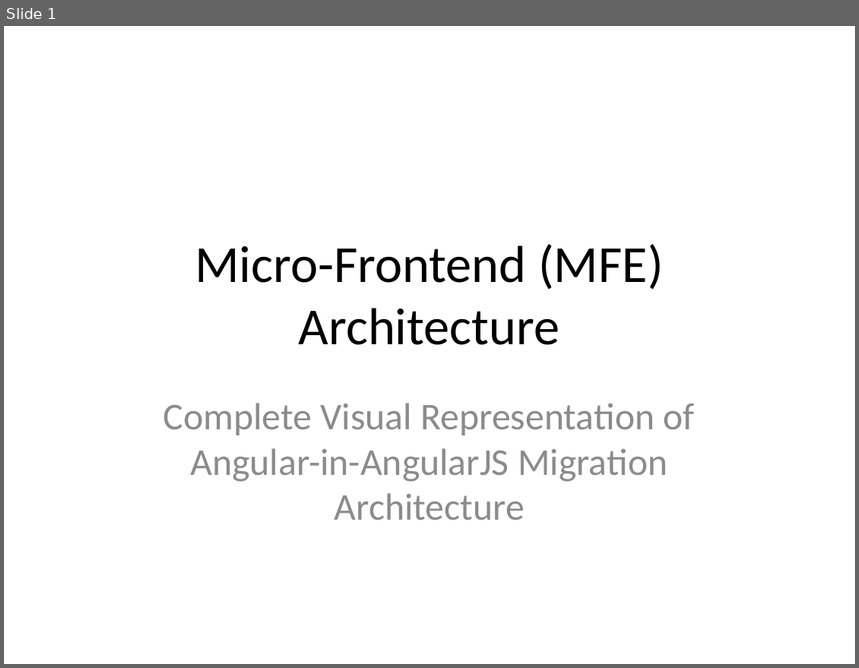
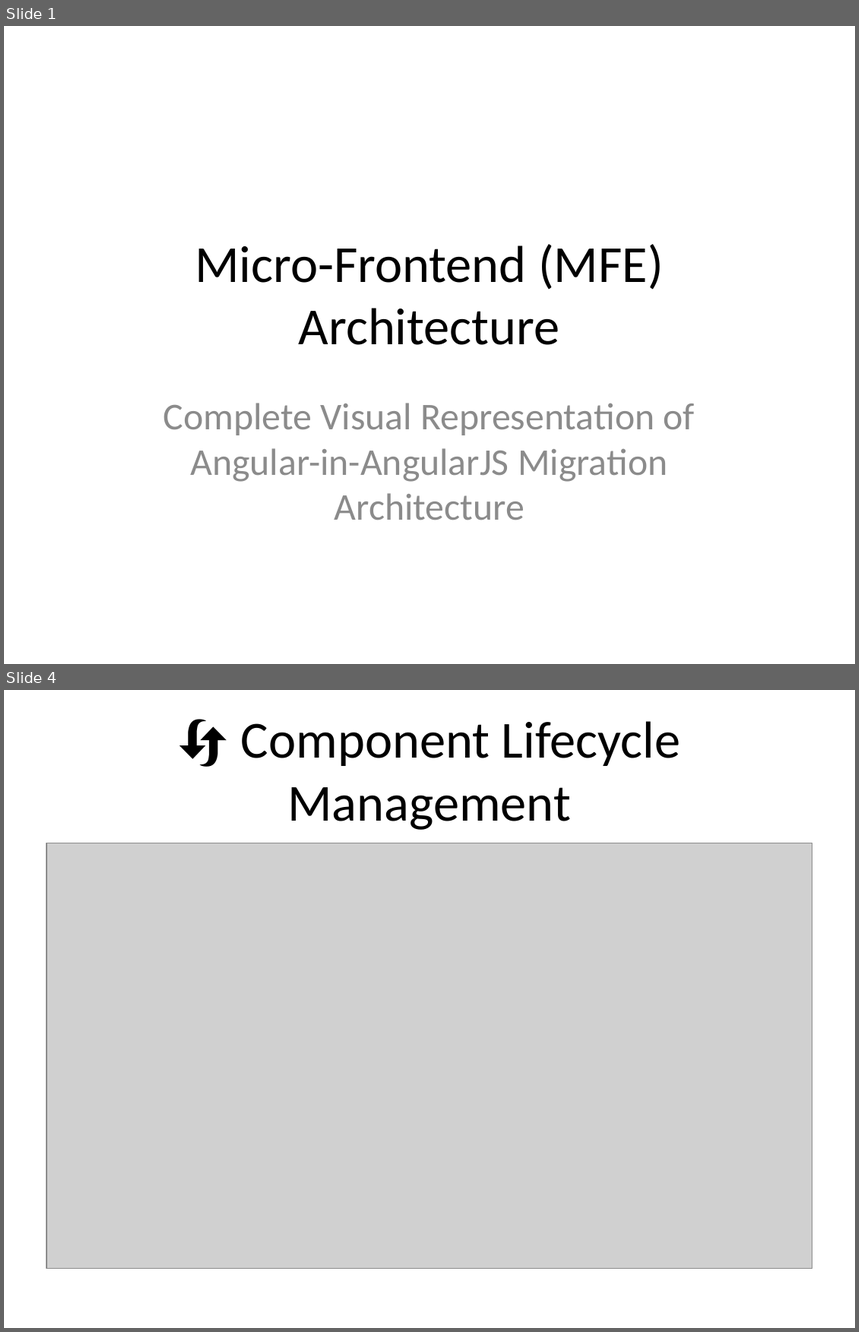
Before and after one commit to mainul-islam-faruqi/migration-from-Angularjs-to-angular, a slide deck: MFE_Architecture_Diagram.pptx. Shown one above the other, each under a label of ours: slide 1 before the commit, slides 1 and 4 after it; the slides between them are not shown. The pictures are 859x668 and 859x1332 pixels, drawn with LibreOffice and Linux fonts; fonts in the diff are those of the drawing; grey boxes stand for pictures. Boxes give left, top, right and bottom in pixels: in the first picture for what was removed or moved away, otherwise in the second. Text is boxed around its words. In the diff, an @@ line names an element or a change of style, - is before the commit and + after.

```diff
--- a/MFE_Architecture_Diagram.pptx
+++ b/MFE_Architecture_Diagram.pptx
@@ slide 4 added at bbox=[4, 690, 855, 1328], background #FFFFFF @@
@@ title added at bbox=[241, 721, 680, 830], 44 pt, text #000000 @@
+🔄 Component Lifecycle Management
@@ picture added at bbox=[47, 844, 813, 1269] @@
```
Also in this commit, not shown: 12 other slides added, 12 slides removed, 7 other files.
